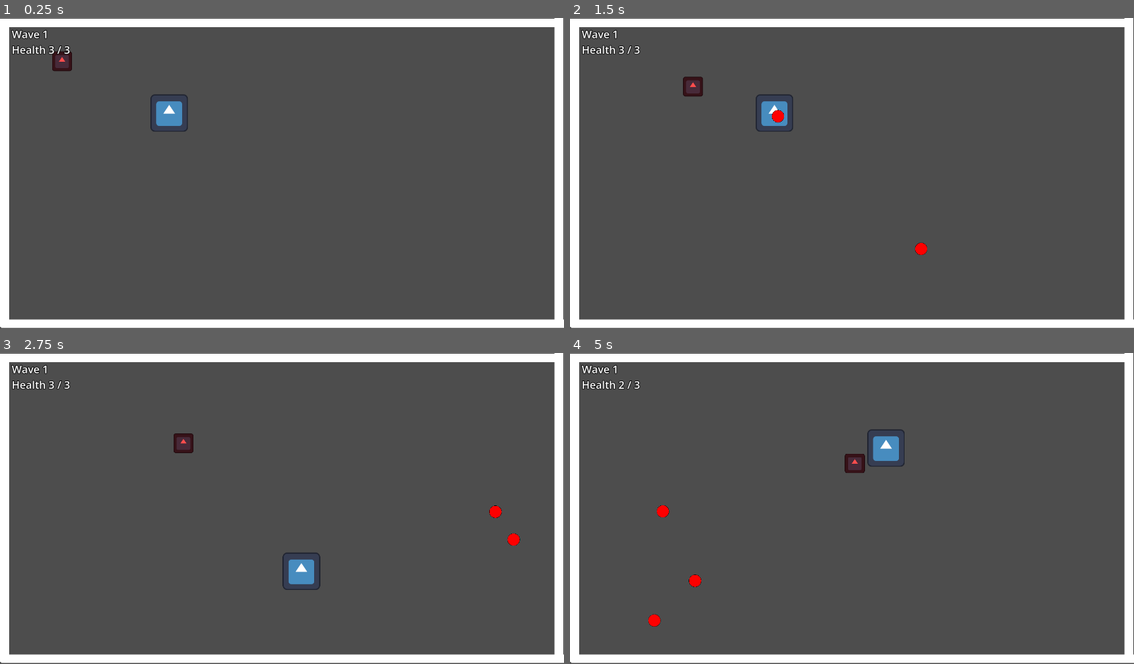
Above: before the commit, frames 1-4 (two rows, left to right).
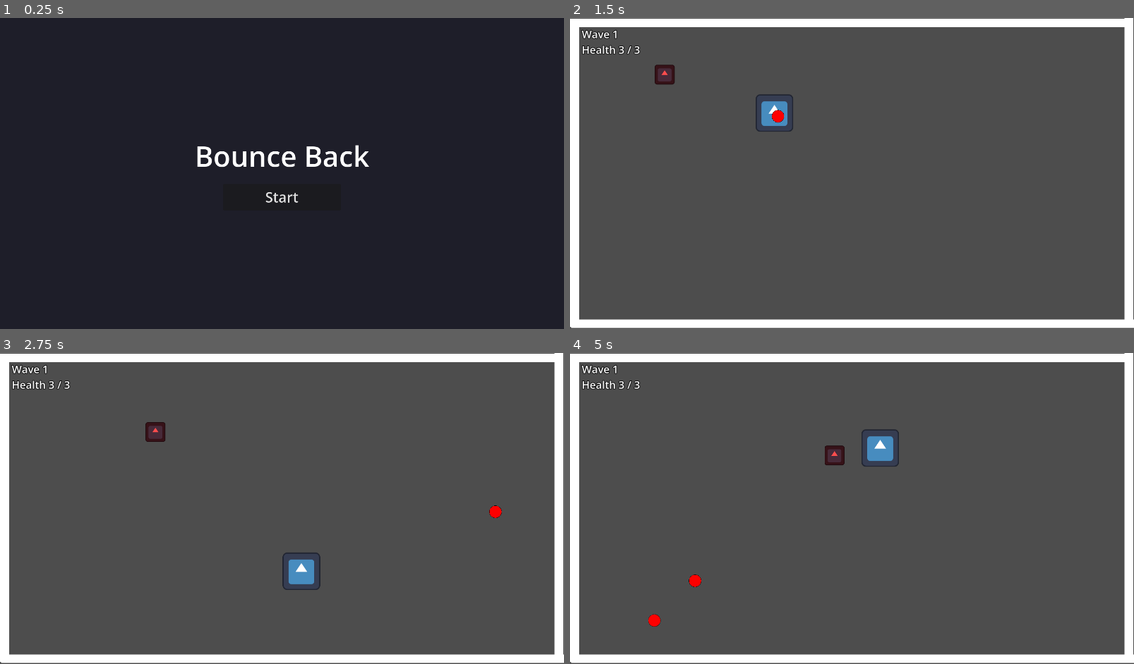
Above: after the commit, the same moments.

Repository: Krishlin/bouncybow
Game: Godot game, scene res://Scenes/MainMenu.tscn
Two runs of this game, one before a commit and one after it. Both use one fixed random seed, a clock stepped at 60 frames per second and the inputs below. Before the commit the project starts from res://Scenes/MainScene.tscn. The engine's default icon, where the game draws it, is replaced by a stand-in: a white triangle on a blue panel in a dark square.
Inputs (mouse positions are in pixels of both pictures, inside the frame that each line leads up to):
- Up to frame 1 (0.25 s): no input
- Up to frame 2 (1.5 s): click (852, 198) at 0.5 s, where only the run after the commit has a clickable "Start"; move the mouse to (976, 157) at 1.27 s; hold D (right) from 1.28 s (still down); click (976, 157) at 1.42 s
- Up to frame 3 (2.75 s): move the mouse to (169, 524) at 2.02 s; release D (right) at 2.03 s; hold S (down) from 2.03 s (still down)
- Up to frame 4 (5 s): move the mouse to (908, 440) at 2.77 s; release S (down) at 2.78 s; hold D (right) 2.78-3.53 s; move the mouse to (823, 570) at 3.52 s; hold W (up) 3.53-4.28 s; click (823, 570) at 3.67 s; move the mouse to (1021, 555) at 4.27 s; hold A (left) from 4.28 s (still down)

The runs differ from the first frame. In frame 1, 100% of the frame differs, in the area x 0-100%, y 0-100%; in frame 2, 0.5%; in frame 3, 0.5%; in frame 4, 0.8%.

Commit message:
idk what im committing ngl

Diff:
--- a/project.godot
+++ b/project.godot
@@ -11,7 +11,7 @@
 [application]
 
 config/name="gamejamofficial"
-run/main_scene="uid://oyamjv8ffwbh"
+run/main_scene="uid://dqe74s8y8i443"
 config/features=PackedStringArray("4.6", "Forward Plus")
 config/icon="res://Spites/icon.svg"
 
